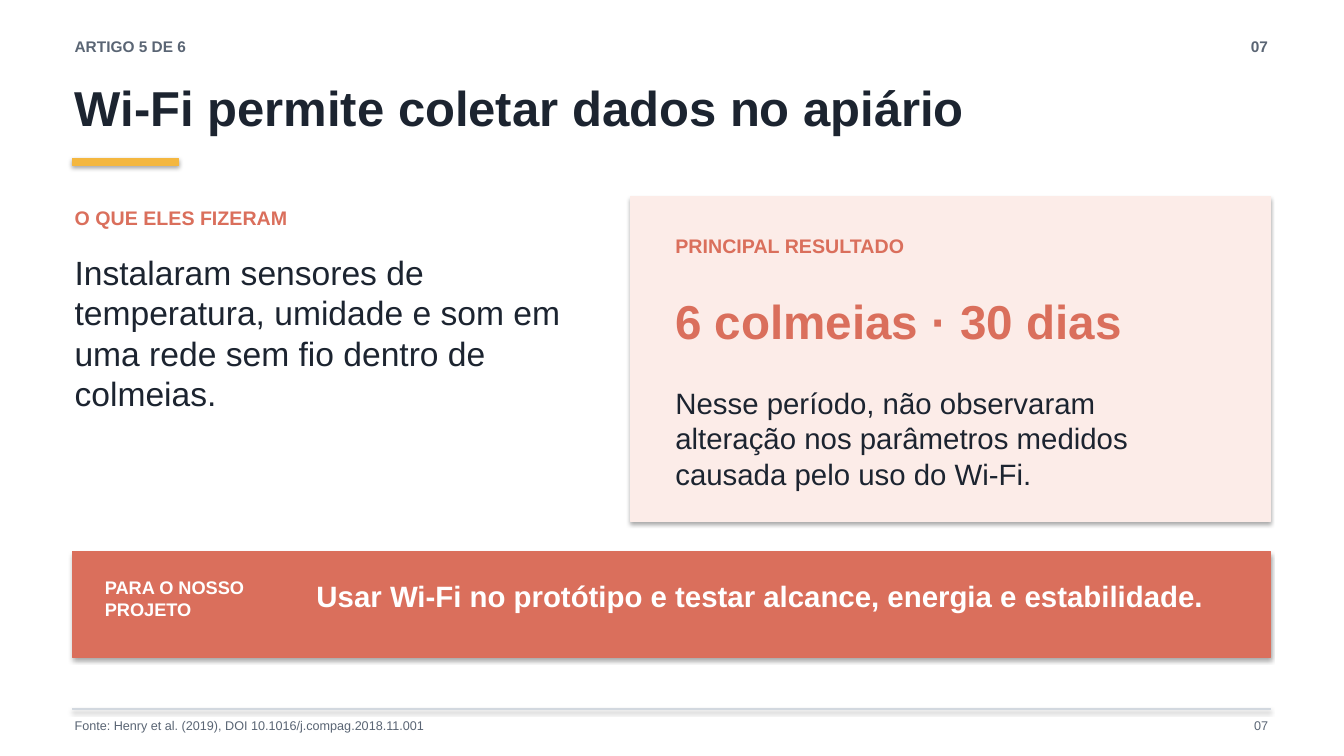
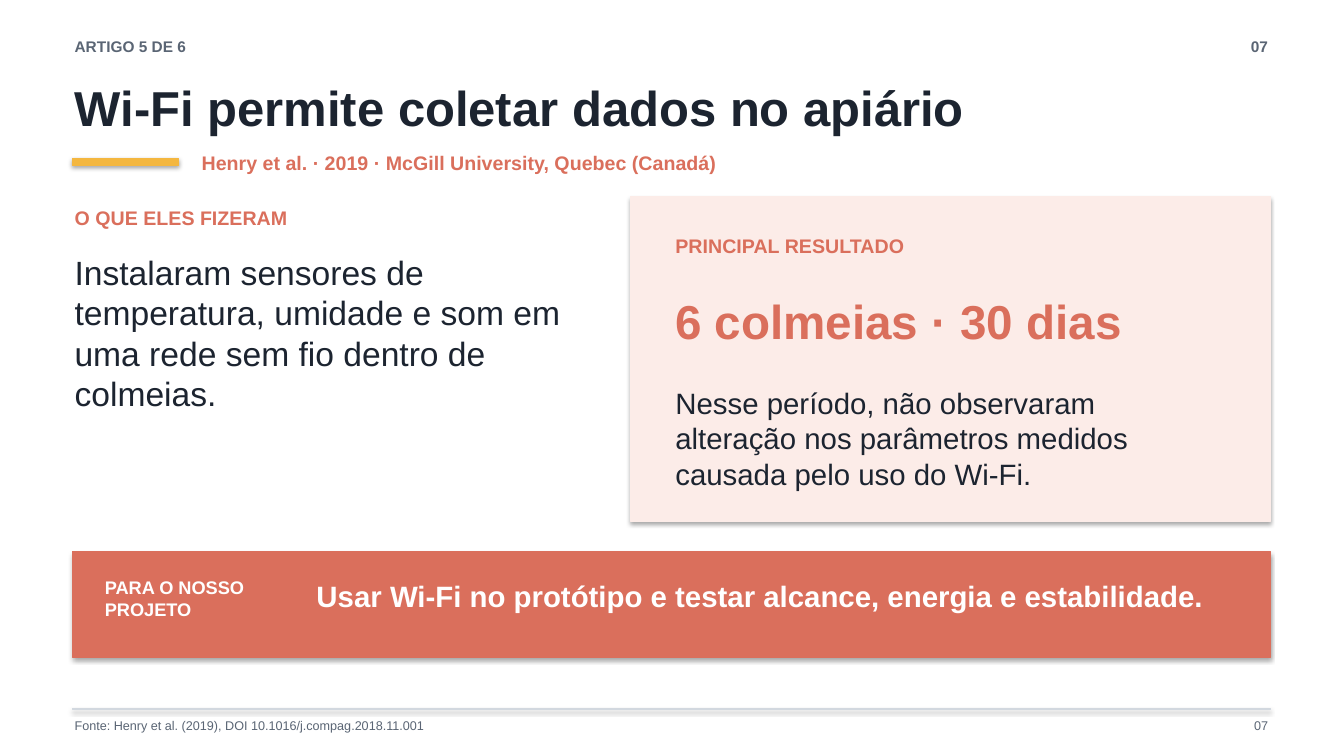
Before and after one commit to whirtex/embedded-system, a slide deck: slide 7 of beehive-monitoring/beehive-monitoring-ac4-slides-turma.pptx. Drawn at 1344x756 pixels with LibreOffice and Linux fonts; fonts in the diff are those of the drawing. Boxes give left, top, right and bottom in pixels: in the first picture for what was removed or moved away, otherwise in the second. Text is boxed around its words. In the diff, an @@ line names an element or a change of style, - is before the commit and + after.

```diff
--- a/beehive-monitoring/beehive-monitoring-ac4-slides-turma.pptx
+++ b/beehive-monitoring/beehive-monitoring-ac4-slides-turma.pptx
@@ text added at [202, 155, 716, 174], 14 pt, text #DA6F5C, bold @@
+Henry et al. · 2019 · McGill University, Quebec (Canadá)
```
Also in this commit, not shown: 5 other slides changed.
